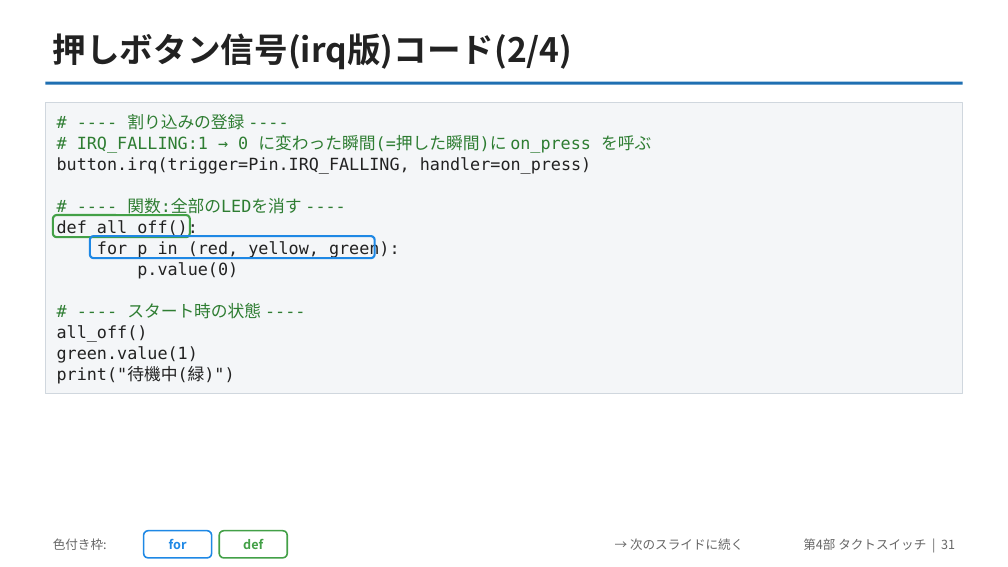
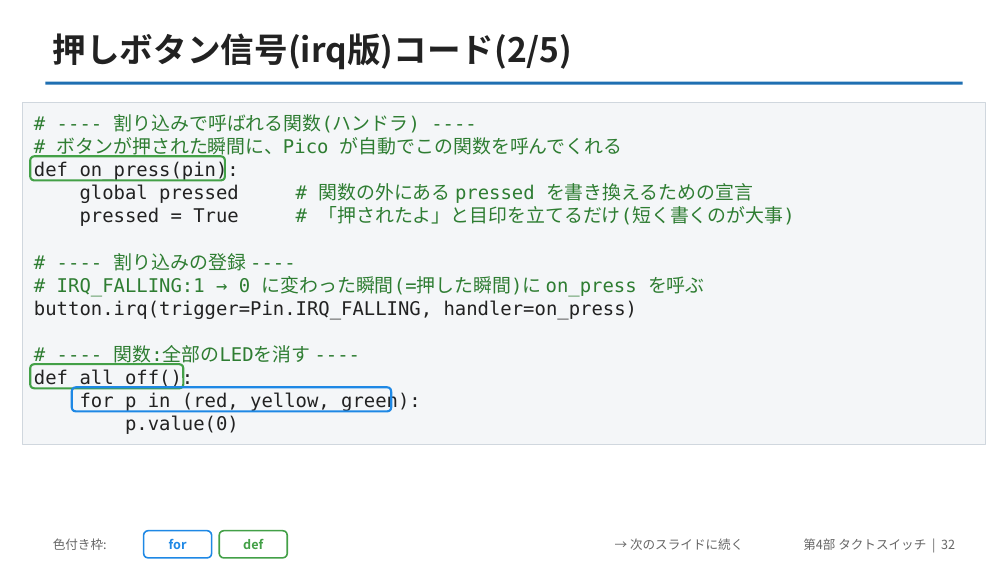
Before and after one commit to yuracode/isiot, a slide deck: slide 32 of slides/pico_sensor_intro.pptx (slide 31 before the commit). Drawn at 1008x567 pixels with LibreOffice and Linux fonts; fonts in the diff are those of the drawing. Boxes give left, top, right and bottom in pixels: in the first picture for what was removed or moved away, otherwise in the second. Text is boxed around its words. In the diff, an @@ line names an element or a change of style, - is before the commit and + after.

```diff
--- a/slides/pico_sensor_intro.pptx
+++ b/slides/pico_sensor_intro.pptx
@@ text at [53, 33, 573, 70]: text changed @@
-押しボタン信号(irq版)コード(2/4)
+押しボタン信号(irq版)コード(2/5)
@@ rectangle: place and size @@
-rectangle at [45, 102, 963, 394]
+rectangle at [23, 102, 985, 445]
@@ text "# ---- 割り込みで呼ばれる関数(ハンドラ) ----": place and size @@
-text "# ---- 割り込みで呼ばれる関数(ハンドラ) ----" at [57, 114, 651, 384]
+text "# ---- 割り込みで呼ばれる関数(ハンドラ) ----" at [34, 114, 794, 434]
@@ text at [34, 114, 794, 226]: paragraphs added @@
+# ---- 割り込みで呼ばれる関数(ハンドラ) ----
+# ボタンが押された瞬間に、Pico が自動でこの関数を呼んでくれる
+def on_press(pin):
+global pressed # 関数の外にある pressed を書き換えるための宣言
+pressed = True # 「押されたよ」と目印を立てるだけ(短く書くのが大事)
@@ rounded rectangle: place and size @@
-rounded rectangle at [53, 216, 190, 237]
+rounded rectangle at [30, 157, 225, 181]
@@ text at [34, 253, 705, 434]: size 16 to 18 pt in "# ---- 割り込みの登録 ----", "# IRQ_FALLING:1 → 0 に変わった瞬間(=押した瞬間)に on_press を呼ぶ", "button.irq(trigger=Pin.IRQ_FALLING, handler=on_press)", "# ---- 関数:全部のLEDを消す ----" and 3 more places; line spacing 20pt to 22pt @@
@@ text at [57, 303, 261, 384]: paragraphs removed @@
-# ---- スタート時の状態 ----
-all_off()
-green.value(1)
-print("待機中(緑)")
@@ rounded rectangle: place and size @@
-rounded rectangle at [90, 236, 375, 258]
+rounded rectangle at [30, 364, 183, 389]
@@ rounded rectangle at [30, 364, 183, 389]: outline #1E88E5 2 pt to #43A047 2 pt @@
@@ rounded rectangle added at [72, 387, 391, 411], outline #1E88E5 2 pt @@
@@ text at [803, 538, 955, 550]: text changed @@
-第4部 タクトスイッチ | 31
+第4部 タクトスイッチ | 32
```
Also in this commit, not shown: 27 other slides changed, 3 slides added, 2 other files.
